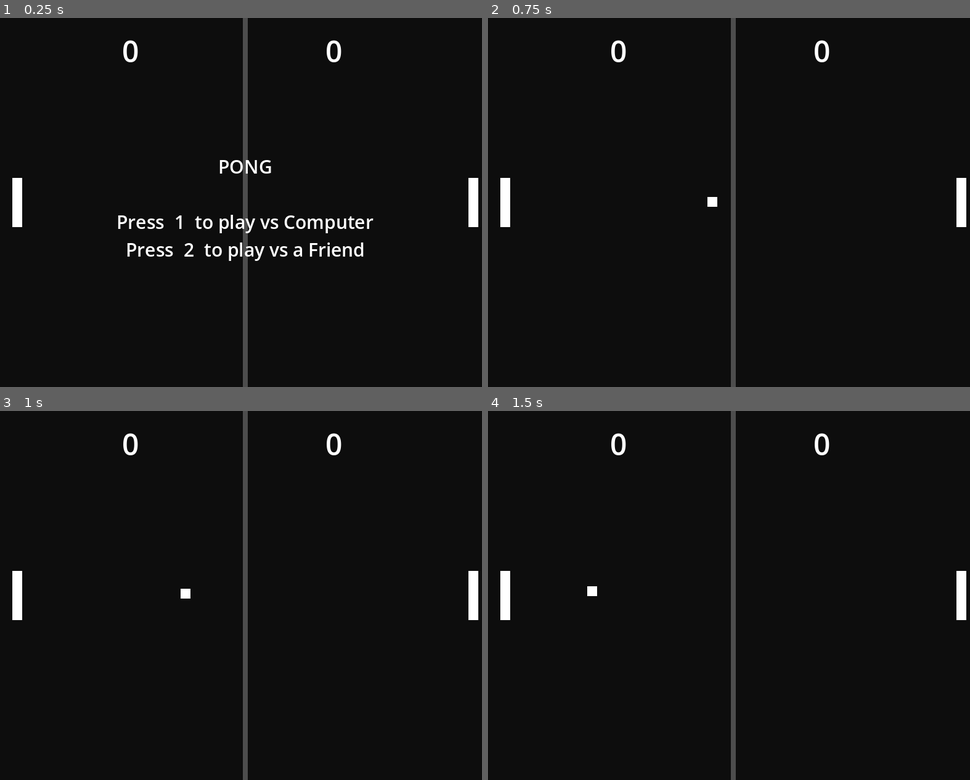
Above: before the commit, frames 1-4 (two rows, left to right).
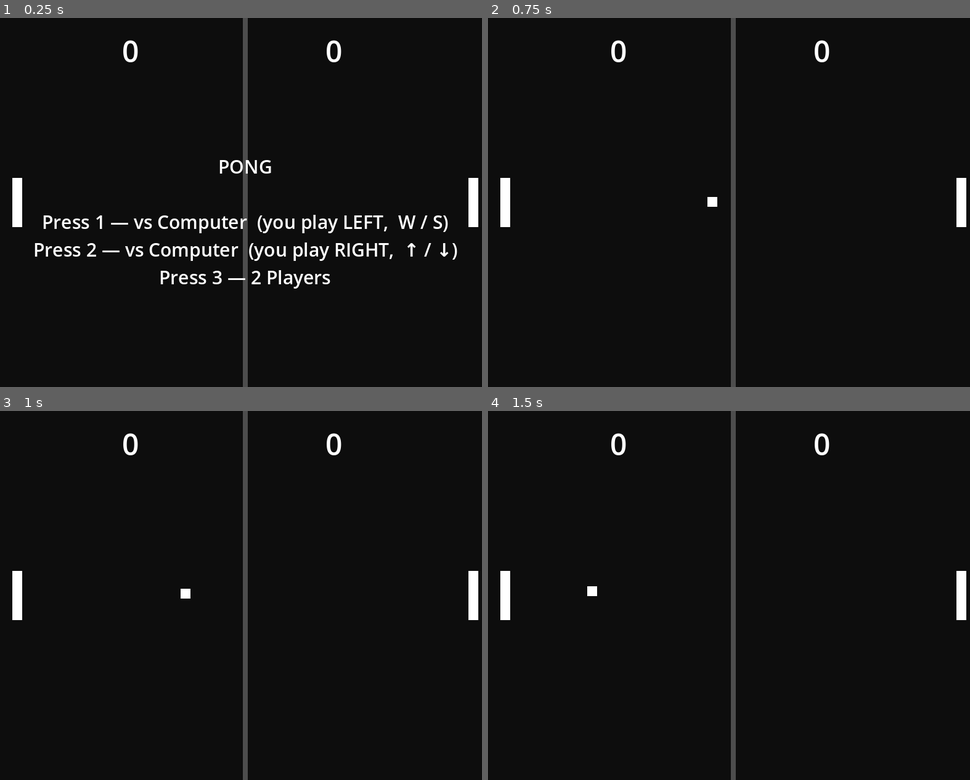
Above: after the commit, the same moments.

Repository: WoSupport/godot-pong
Game: Godot game, scene res://scenes/Main.tscn
Same seed, same stepped clock (60 frames per second), same inputs: the game is played once before the commit and once after it.
Inputs:
- Up to frame 1 (0.25 s): no input
- Up to frame 2 (0.75 s): tap Enter (ui_accept) at 0.5 s; hold Up (ui_up) from 0.53 s (still down); tap 1 at 0.6 s
- Up to frame 3 (1 s): keep holding Up (ui_up); tap Enter (ui_accept) at 0.77 s; tap 2 at 0.8 s
- Up to frame 4 (1.5 s): release Up (ui_up) at 1.28 s; hold Down (ui_down) from 1.28 s (still down); tap 2 at 1.35 s

The runs differ from the first frame. In frame 1, 3.3% of the frame differs, in the area x 7-95%, y 53-74%; in frame 2, nothing differs; in frame 3, nothing differs; in frame 4, nothing differs.

Commit message:
Add side selection for 1P mode
Player can now choose which side to play on:
  1 — vs Computer, player on left  (W/S)
  2 — vs Computer, player on right (↑/↓)
  3 — 2 Players

Refactored ai_mode flag into ai_left/ai_right so either
side can be AI-controlled independently.

Co-Authored-By: Claude Sonnet 4.6 <noreply@anthropic.com>

Diff:
--- a/scripts/Game.gd
+++ b/scripts/Game.gd
@@ -15,7 +15,8 @@
 var left_score  := 0
 var right_score := 0
 var game_active := false
-var ai_mode     := false
+var ai_left     := false   # true when the AI controls the left paddle
+var ai_right    := false   # true when the AI controls the right paddle
 var ball_dir    := Vector2.ZERO
 var ball_speed  := BALL_SPEED_START
 
@@ -125,11 +126,17 @@
 	if game_active:
 		return
 	match event.physical_keycode:
-		KEY_1:
-			ai_mode = true
+		KEY_1:                      # vs Computer — player on LEFT  (W/S)
+			ai_left  = false
+			ai_right = true
 			_start_game()
-		KEY_2:
-			ai_mode = false
+		KEY_2:                      # vs Computer — player on RIGHT (↑/↓)
+			ai_left  = true
+			ai_right = false
+			_start_game()
+		KEY_3:                      # 2 Players
+			ai_left  = false
+			ai_right = false
 			_start_game()
 
 # ── Game loop ─────────────────────────────────────────────────────────────────
@@ -137,16 +144,19 @@
 	if not game_active:
 		return
 
-	# Left paddle — always human (W / S)
-	var dir1 := 0
-	if Input.is_key_pressed(KEY_W): dir1 -= 1
-	if Input.is_key_pressed(KEY_S): dir1 += 1
-	left_paddle.position.y = clamp(
-		left_paddle.position.y + dir1 * PADDLE_SPEED * delta, 50.0, H - 50.0)
-
-	# Right paddle — human or AI
-	if ai_mode:
-		_tick_ai(delta)
+	# Left paddle
+	if ai_left:
+		_tick_ai(left_paddle, false, delta)   # AI tracks ball moving left (x < 0)
+	else:
+		var dir1 := 0
+		if Input.is_key_pressed(KEY_W): dir1 -= 1
+		if Input.is_key_pressed(KEY_S): dir1 += 1
+		left_paddle.position.y = clamp(
+			left_paddle.position.y + dir1 * PADDLE_SPEED * delta, 50.0, H - 50.0)
+
+	# Right paddle
+	if ai_right:
+		_tick_ai(right_paddle, true, delta)   # AI tracks ball moving right (x > 0)
 	else:
 		var dir2 := 0
 		if Input.is_key_pressed(KEY_UP):   dir2 -= 1
@@ -156,14 +166,12 @@
 
 	_tick_ball(delta)
 
-func _tick_ai(delta: float) -> void:
-	# Track ball when it's heading our way; drift to centre otherwise
-	var target_y := H / 2.0
-	if ball_dir.x > 0.0:
-		target_y = ball.position.y
-	var diff := target_y - right_paddle.position.y
-	var move := clampf(diff, -AI_SPEED * delta, AI_SPEED * delta)
-	right_paddle.position.y = clamp(right_paddle.position.y + move, 50.0, H - 50.0)
+func _tick_ai(paddle: StaticBody2D, ball_coming_when_positive_x: bool, delta: float) -> void:
+	# Track ball when it's heading toward this paddle; drift to centre otherwise
+	var ball_approaching := ball_dir.x > 0.0 if ball_coming_when_positive_x else ball_dir.x < 0.0
+	var target_y         := ball.position.y if ball_approaching else H / 2.0
+	var move             := clampf(target_y - paddle.position.y, -AI_SPEED * delta, AI_SPEED * delta)
+	paddle.position.y     = clamp(paddle.position.y + move, 50.0, H - 50.0)
 
 func _tick_ball(delta: float) -> void:
 	# Uncapped ramp-up — ball gets faster until nobody can return it
@@ -195,7 +203,7 @@
 
 # ── Game state ────────────────────────────────────────────────────────────────
 func _show_title() -> void:
-	lbl_message.text = "PONG\n\nPress  1  to play vs Computer\nPress  2  to play vs a Friend"
+	lbl_message.text = "PONG\n\nPress 1 — vs Computer  (you play LEFT,  W / S)\nPress 2 — vs Computer  (you play RIGHT,  ↑ / ↓)\nPress 3 — 2 Players"
 
 func _start_game() -> void:
 	left_score  = 0
@@ -233,4 +241,4 @@
 	game_active  = false
 	ball.visible = false
 	var winner := "Left" if left_score >= WINNING_SCORE else "Right"
-	lbl_message.text = winner + " wins!\n\nPress  1  to play vs Computer\nPress  2  to play vs a Friend"
+	lbl_message.text = winner + " wins!\n\nPress 1 — vs Computer  (you LEFT)\nPress 2 — vs Computer  (you RIGHT)\nPress 3 — 2 Players"
